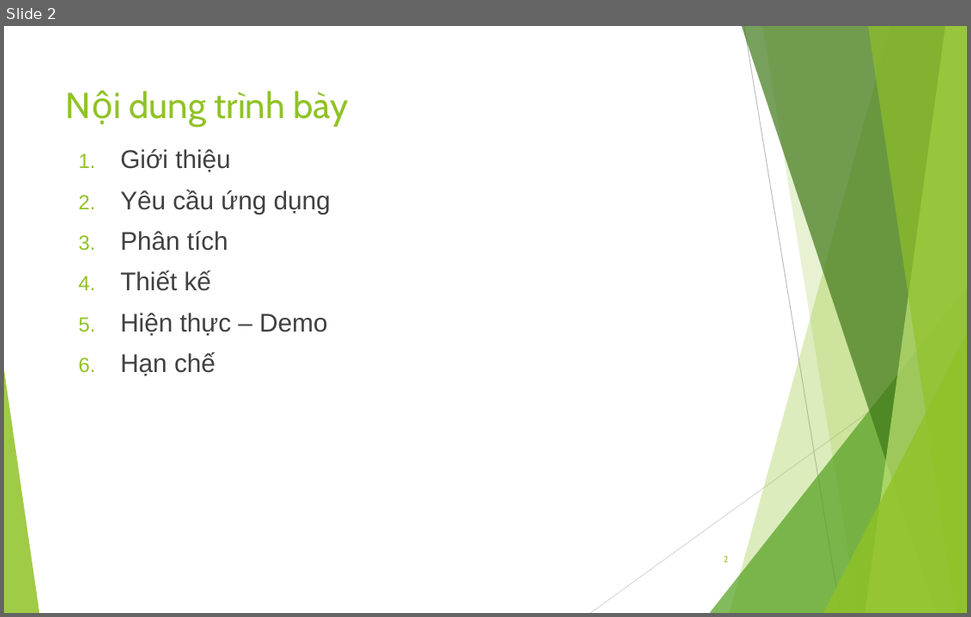
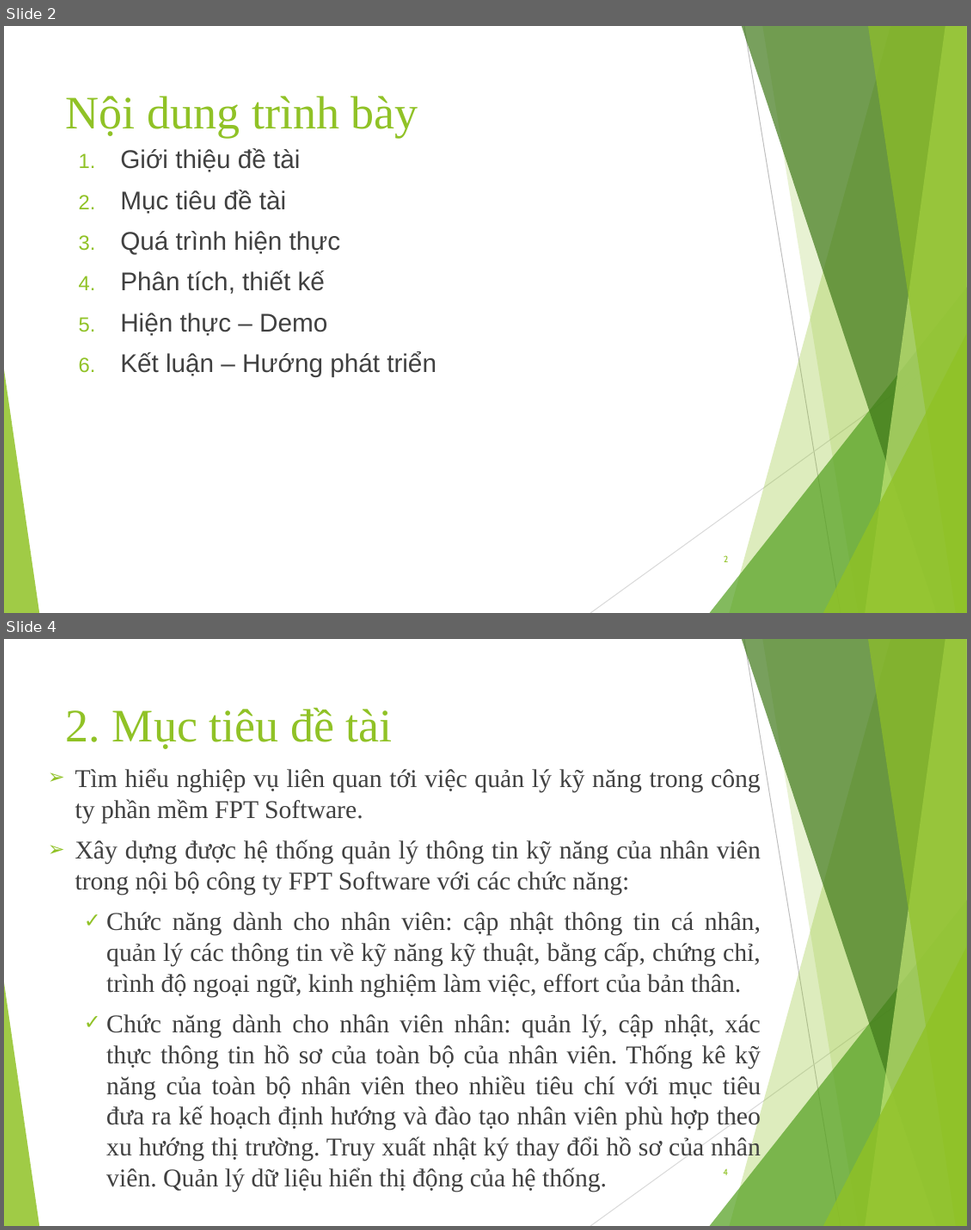
Before and after one commit to andy3520/intern-final-doc, a slide deck: doc/DOANTOTNGIEP.pptx. Shown one above the other, each under a label of ours: slide 2 before the commit, slides 2 and 4 after it; the slides between them are not shown. The pictures are 971x617 and 971x1230 pixels, drawn with LibreOffice and Linux fonts; fonts in the diff are those of the drawing. Boxes give left, top, right and bottom in pixels: in the first picture for what was removed or moved away, otherwise in the second. Text is boxed around its words. In the diff, an @@ line names an element or a change of style, - is before the commit and + after.

```diff
--- a/doc/DOANTOTNGIEP.pptx
+++ b/doc/DOANTOTNGIEP.pptx
@@ slide 4 added at <box>4,639,967,1226</box>, background #FFFFFF; not listed: 10 template elements that a slide beside it also shows @@
@@ title added at <box>66,707,393,749</box>, 40 pt, text #90C226 @@
+2. Mục tiêu đề tài
@@ text added at <box>75,768,762,1191</box>, 22 pt, text #404040 @@
+➢ Tìm hiểu nghiệp vụ liên quan tới việc quản lý kỹ năng trong công ty phần mềm FPT Software.
+➢ Xây dựng được hệ thống quản lý thông tin kỹ năng của nhân viên trong nội bộ công ty FPT Software với các chức năng:
+  ✓ Chức năng dành cho nhân viên: cập nhật thông tin cá nhân, quản lý các thông tin về kỹ năng kỹ thuật, bằng cấp, chứng chỉ, trình độ ngoại ngữ, kinh nghiệm làm việc, effort của bản thân.
+  ✓ Chức năng dành cho nhân viên nhân: quản lý, cập nhật, xác thực thông tin hồ sơ của toàn bộ của nhân viên. Thống kê kỹ năng của toàn bộ nhân viên theo nhiều tiêu chí với mục tiêu đưa ra kế hoạch định hướng và đào tạo nhân viên phù hợp theo xu hướng thị trường. Truy xuất nhật ký thay đổi hồ sơ của nhân viên. Quản lý dữ liệu hiển thị động của hệ thống.
@@ page number added at <box>723,1169,728,1175</box>, 7.8 pt, text #90C226 @@
+4
@@ slide 2 changed as well @@
@@ title "Nội dung trình bày" at <box>66,96,419,137</box>: size 31.1 to 40 pt, font Cabin to Times New Roman @@
@@ text at <box>120,148,341,293</box>: text changed @@
-1. Giới thiệu
-2. Yêu cầu ứng dụng
-3. Phân tích
-4. Thiết kế
+1. Giới thiệu đề tài
+2. Mục tiêu đề tài
+3. Quá trình hiện thực
+4. Phân tích, thiết kế
@@ text at <box>120,352,437,377</box>: text changed @@
-6. Hạn chế
+6. Kết luận – Hướng phát triển
```
Also in this commit, not shown: 10 other slides changed, 12 other slides added, 9 slides removed.
